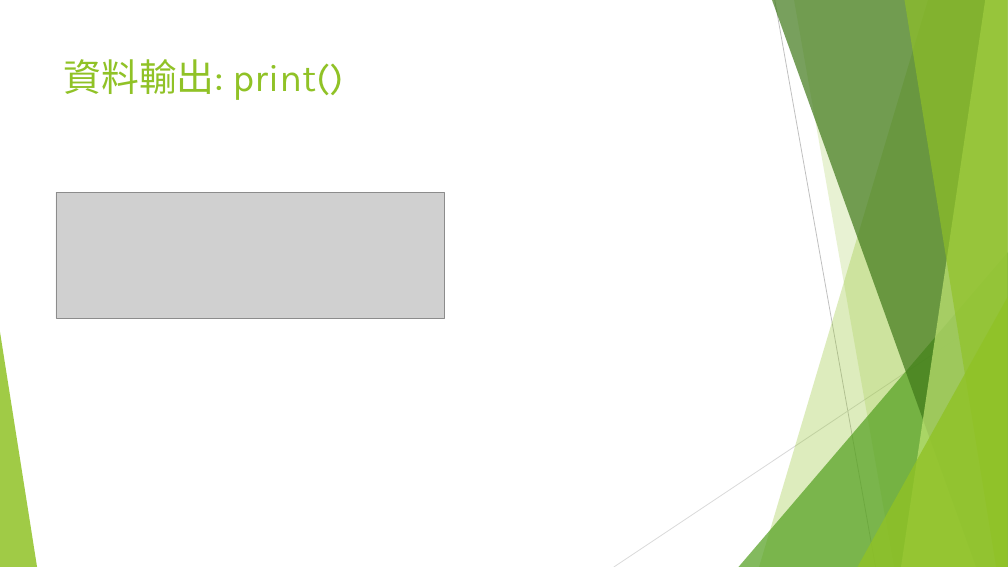
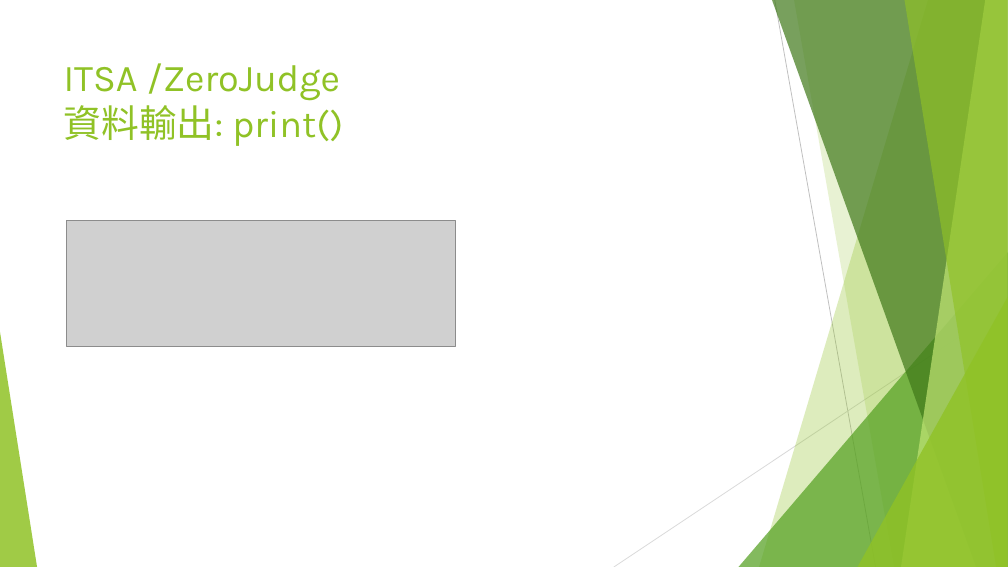
Before and after one commit to d823944/Python4Us, a slide deck: slide 5 of Slide_APCS/CH1 輸入輸出技巧.pptx. Drawn at 1008x567 pixels with LibreOffice and Linux fonts; fonts in the diff are those of the drawing; grey boxes stand for pictures. Boxes give left, top, right and bottom in pixels: in the first picture for what was removed or moved away, otherwise in the second. Text is boxed around its words. In the diff, an @@ line names an element or a change of style, - is before the commit and + after.

```diff
--- a/Slide_APCS/CH1 輸入輸出技巧.pptx
+++ b/Slide_APCS/CH1 輸入輸出技巧.pptx
@@ title at box(64, 63, 343, 146): text changed @@
-資料輸出: print()
+ITSA /ZeroJudge
+資料輸出: print()
@@ picture: place and size @@
-picture at box(56, 192, 445, 318)
+picture at box(67, 221, 455, 347)
```
Also in this commit, not shown: 4 other slides changed, 1 slide added, 2 other files.
